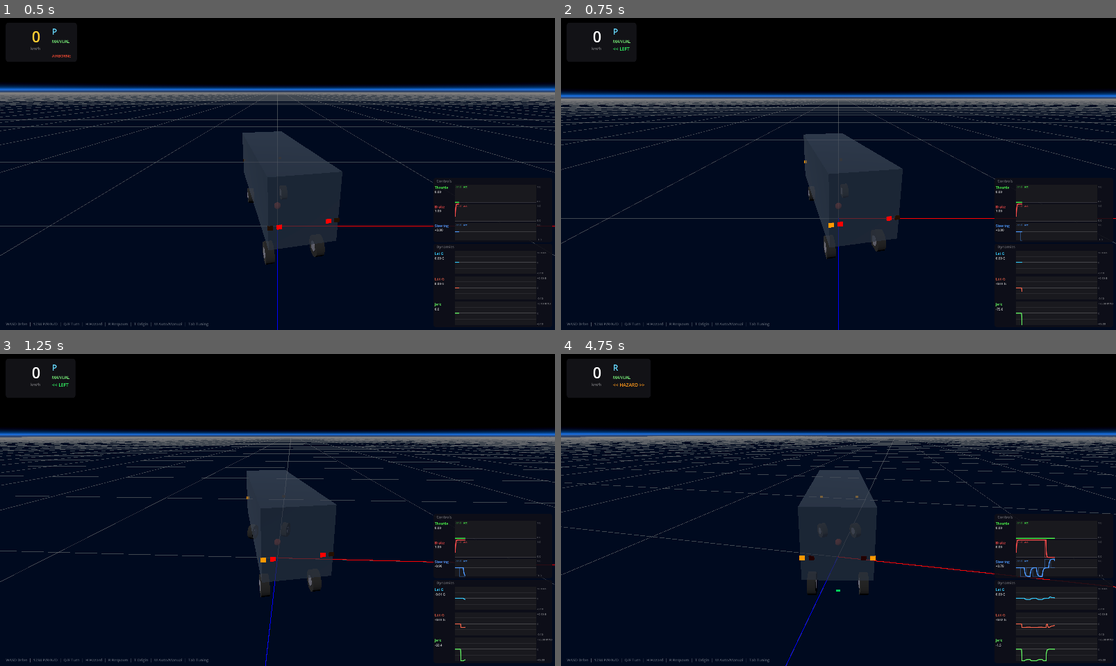
Above: before the commit, frames 1-4 (two rows, left to right).
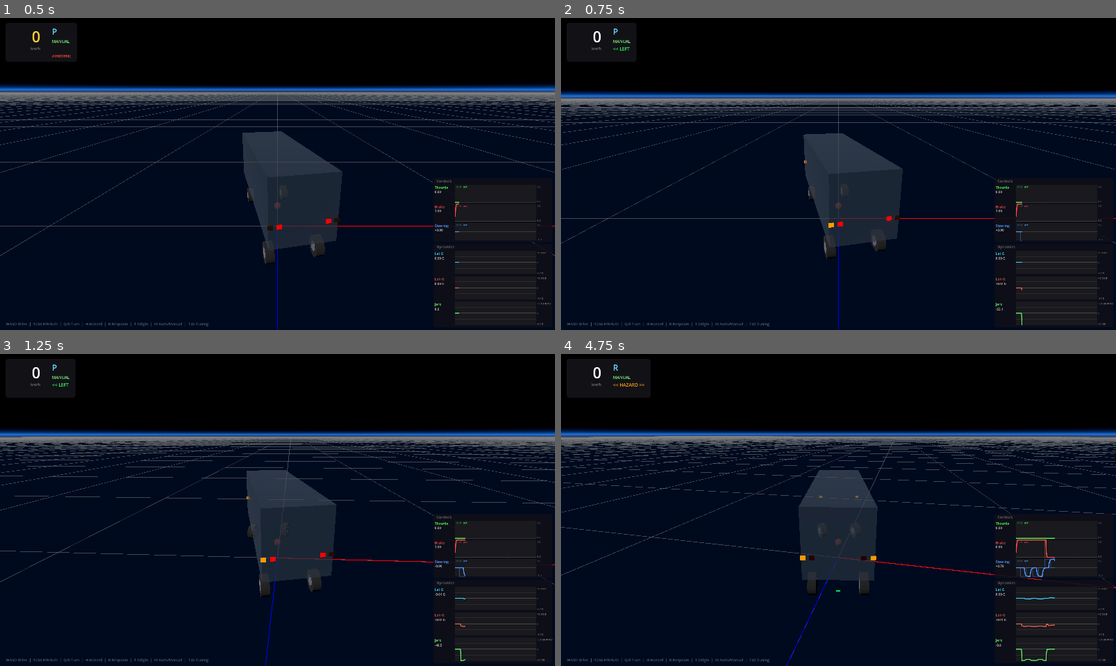
Above: after the commit, the same moments.

Repository: yukkysaito/godot_based_autoware_planning_simulator
Game: Godot game, scene res://main.tscn
Same seed, same stepped clock (60 frames per second), same inputs: the game is played once before the commit and once after it.
Inputs (mouse positions are in pixels of both pictures, inside the frame that each line leads up to):
- Up to frame 1 (0.5 s): no input
- Up to frame 2 (0.75 s): tap Enter at 0.5 s; move the mouse to (960, 158) at 0.52 s; hold D from 0.53 s (still down); tap Q at 0.6 s; click (960, 158) at 0.67 s
- Up to frame 3 (1.25 s): keep holding D
- Up to frame 4 (4.75 s): release D at 1.25 s; drag from (727, 525) to (810, 572) at 1.27 s; move the mouse to (894, 441) at 2.02 s; hold D 2.03-2.75 s; tap H at 2.1 s; drag from (810, 572) to (672, 463) at 2.77 s; move the mouse to (1005, 556) at 3.52 s; hold A 3.53-4.25 s; hold 2 3.53-4.25 s; drag from (672, 463) to (755, 432) at 4.27 s

Frame 1 is identical in both runs. In frame 2, 0.3% of the frame differs, in the area x 0-100%, y 26-99%; in frame 3, 0.1%; in frame 4, 2.4%, in the area x 0-100%, y 26-100%.

Commit message:
Improve vehicle dynamics to better match real vehicle behavior
- Apply driving force directly via apply_central_force() instead of
  VehicleBody3D engine_force to eliminate tire transmission losses
- Add resistance feedforward to throttle mapping so accel=0 maintains speed
- Add understeer gradient model (δ_eff = δ / (1 + K_us·v²/L)) for
  realistic speed-dependent steering loss on curves
- Extract get_resistance_force() to share between physics and throttle mapping
- Remove unused tire model parameters (cornering_stiffness, cg_to_front_ratio)
- Remove _stabilize_lateral() as VehicleBody3D handles low-speed stability
- Tune brake parameters (max_brake_force=70, full_brake_decel=1.5)

Co-Authored-By: Claude Opus 4.6 (1M context) <noreply@anthropic.com>

Diff:
--- a/car.gd
+++ b/car.gd
@@ -31,7 +31,7 @@
 
 @export_group("Powertrain")
 @export var max_engine_force: float = 10000.0
-@export var max_brake_force: float = 100.0
+@export var max_brake_force: float = 70.0
 @export var max_steer_angle: float = 0.61
 @export var reverse_power_ratio: float = 0.3
 @export var steer_speed_threshold: float = 30.0
@@ -47,10 +47,7 @@
 @export var engine_braking_force: float = 20.0
 
 @export_group("Tire Model")
-@export var front_cornering_stiffness: float = 80000.0  ## [N/rad] per axle
-@export var rear_cornering_stiffness: float = 120000.0  ## [N/rad] per axle (higher = more stable rear)
-@export var max_tire_force_ratio: float = 1.2            ## Max lateral force / normal force
-@export var cg_to_front_ratio: float = 0.45              ## CG position (0=front, 1=rear)
+@export var understeer_gradient: float = 0.05            ## Understeer gradient [rad/(m/s²)]. Higher = more understeer at speed
 
 @export_group("Suspension")
 @export var suspension_rest_length_val: float = 0.4
@@ -139,7 +136,6 @@
 	# Common path: apply transport delay then set vehicle controls
 	_apply_delayed_controls(delta)
 	_apply_resistance_forces()
-	_stabilize_lateral()
 	_update_lamps()
 	_record_good_position(delta)
 	_check_auto_respawn(delta)
@@ -427,44 +423,47 @@
 	# Apply to VehicleBody3D
 	var sr = clampf(1.0 - (get_speed_kmh() - steer_speed_threshold) / 100.0,
 					steer_high_speed_ratio, 1.0)
-	steering = _current_steering * max_steer_angle * sr
+	var raw_steer = _current_steering * max_steer_angle * sr
+	# Understeer gradient: δ_eff = δ / (1 + K_us * v² / L)
+	# Models speed-dependent steering loss from tire/suspension compliance.
+	var spd = absf(get_forward_speed())
+	var us_factor = 1.0 / (1.0 + understeer_gradient * spd * spd / wheel_base)
+	steering = raw_steer * us_factor
 	brake = _current_brake_val * max_brake_force
-	engine_force = -_current_throttle * max_engine_force
+	# Apply driving force directly to rigid body (bypasses VehicleBody3D tire
+	# transmission losses so that F=ma maps accurately to actual acceleration).
+	engine_force = 0.0
+	var forward = -global_transform.basis.z
+	var drive_force = _current_throttle * max_engine_force * 2.0  # 2 traction wheels
+	apply_central_force(forward * drive_force)
 
 	# Creep in D/R when idle
-	if absf(_current_throttle) < 0.05 and _current_brake_val < 0.05:
-		var spd = absf(get_forward_speed()) * 3.6
-		if spd < creep_max_speed:
-			var r = 1.0 - spd / creep_max_speed
+	if _current_throttle < 0.05 and _current_brake_val < 0.05:
+		var creep_spd = absf(get_forward_speed()) * 3.6
+		if creep_spd < creep_max_speed:
+			var r = 1.0 - creep_spd / creep_max_speed
+			var creep = creep_force * r
 			match current_gear:
-				Gear.DRIVE:   engine_force = -creep_force * r
-				Gear.REVERSE: engine_force = creep_force * r
-
-# ==========================================================================
-# Lateral stabilization (simple bicycle model correction)
-# ==========================================================================
-
-func _stabilize_lateral():
-	## Simple lateral force to counter VehicleBody3D's tire model drift.
-	## Does NOT modify velocity directly — only applies corrective force.
-	if not has_ground_contact():
-		return
-	var right = global_transform.basis.x
-	var vy = linear_velocity.dot(right)
-	# Oppose lateral velocity with force proportional to mass
-	apply_central_force(-right * vy * mass * 5.0)
+				Gear.DRIVE:   apply_central_force(forward * creep)
+				Gear.REVERSE: apply_central_force(-forward * creep)
 
 # ==========================================================================
 # Resistance forces
 # ==========================================================================
+
+## Returns the current resistance force [N] at the given speed.
+## Used by both the physics step and ros_bridge for throttle feedforward.
+func get_resistance_force(speed: float) -> float:
+	var f = rolling_resistance_coeff * mass * 9.81
+	f += 0.5 * air_density * drag_coefficient * frontal_area * speed * speed
+	return f
 
 func _apply_resistance_forces():
 	var speed = linear_velocity.length()
 	if speed < 0.05:
 		return
 	var dir = linear_velocity / speed
-	var f = rolling_resistance_coeff * mass * 9.81
-	f += 0.5 * air_density * drag_coefficient * frontal_area * speed * speed
+	var f = get_resistance_force(speed)
 	if absf(_current_throttle) < 0.05 and current_gear != Gear.NEUTRAL:
 		f += engine_braking_force * clampf(speed / 10.0, 0.1, 1.0)
 	apply_central_force(-dir * f)
--- a/ros_bridge.gd
+++ b/ros_bridge.gd
@@ -21,7 +21,7 @@
 ## Sensor output delays [s]. Each topic's data is buffered and published
 ## after the specified delay to simulate real sensor latency.
 @export_group("Control Mapping")
-@export var full_brake_decel: float = 0.9  ## Deceleration [m/s²] that maps to cmd_brake=1.0
+@export var full_brake_decel: float = 1.5  ## Deceleration [m/s²] that maps to cmd_brake=1.0
 
 @export_group("Sensor Delay")
 @export var odom_delay: float = 0.0       ## /localization/kinematic_state
@@ -153,8 +153,9 @@
 	if car.current_gear == car.Gear.REVERSE:
 		accel = -accel
 	if accel >= 0:
-		# Map acceleration to throttle: F=ma, throttle=F/max_engine_force
-		var force_needed = car.mass * accel / 2.0  # per traction wheel
+		# Map acceleration to throttle: F=ma + resistance feedforward
+		var speed = absf(car.get_forward_speed())
+		var force_needed = (car.mass * accel + car.get_resistance_force(speed)) / 2.0  # per traction wheel
 		car.cmd_throttle = clampf(force_needed / car.max_engine_force, 0.0, 1.0)
 		car.cmd_brake = 0.0
 	else:
--- a/tuning_panel.gd
+++ b/tuning_panel.gd
@@ -60,6 +60,8 @@
 	{"name": "Damping Compression", "prop": "damping_compression_val", "min": 0.5, "max": 10.0, "step": 0.1, "target": "car"},
 	{"name": "Damping Relaxation", "prop": "damping_relaxation_val", "min": 0.5, "max": 10.0, "step": 0.1, "target": "car"},
 	{"name": "Wheel Friction Slip", "prop": "wheel_friction_slip", "min": 0.5, "max": 10.0, "step": 0.1, "target": "car"},
+	{"group": "Lateral Dynamics"},
+	{"name": "Understeer Gradient", "prop": "understeer_gradient", "min": 0.0, "max": 0.2, "step": 0.005, "target": "car"},
 ]
 
 func _ready():
